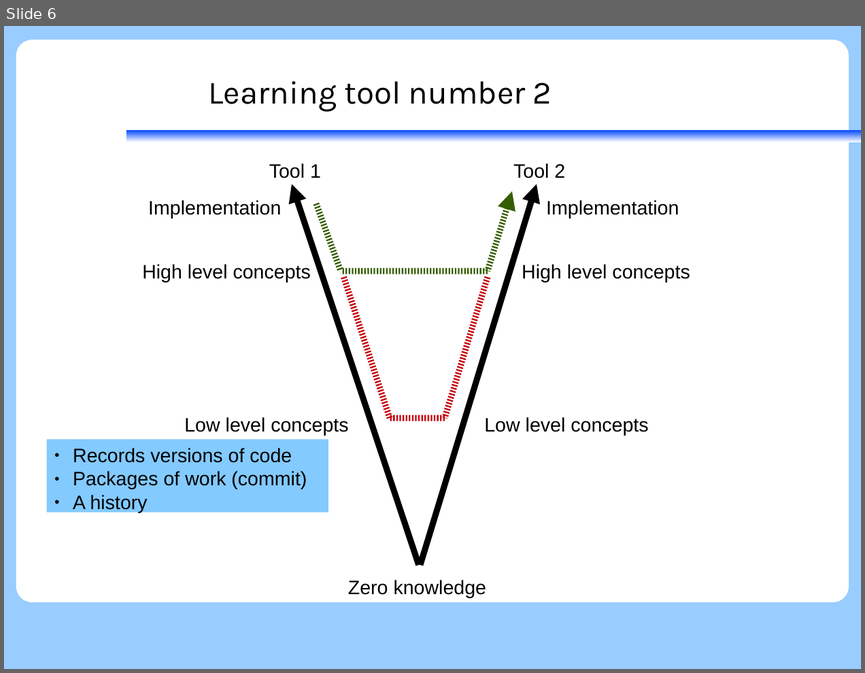
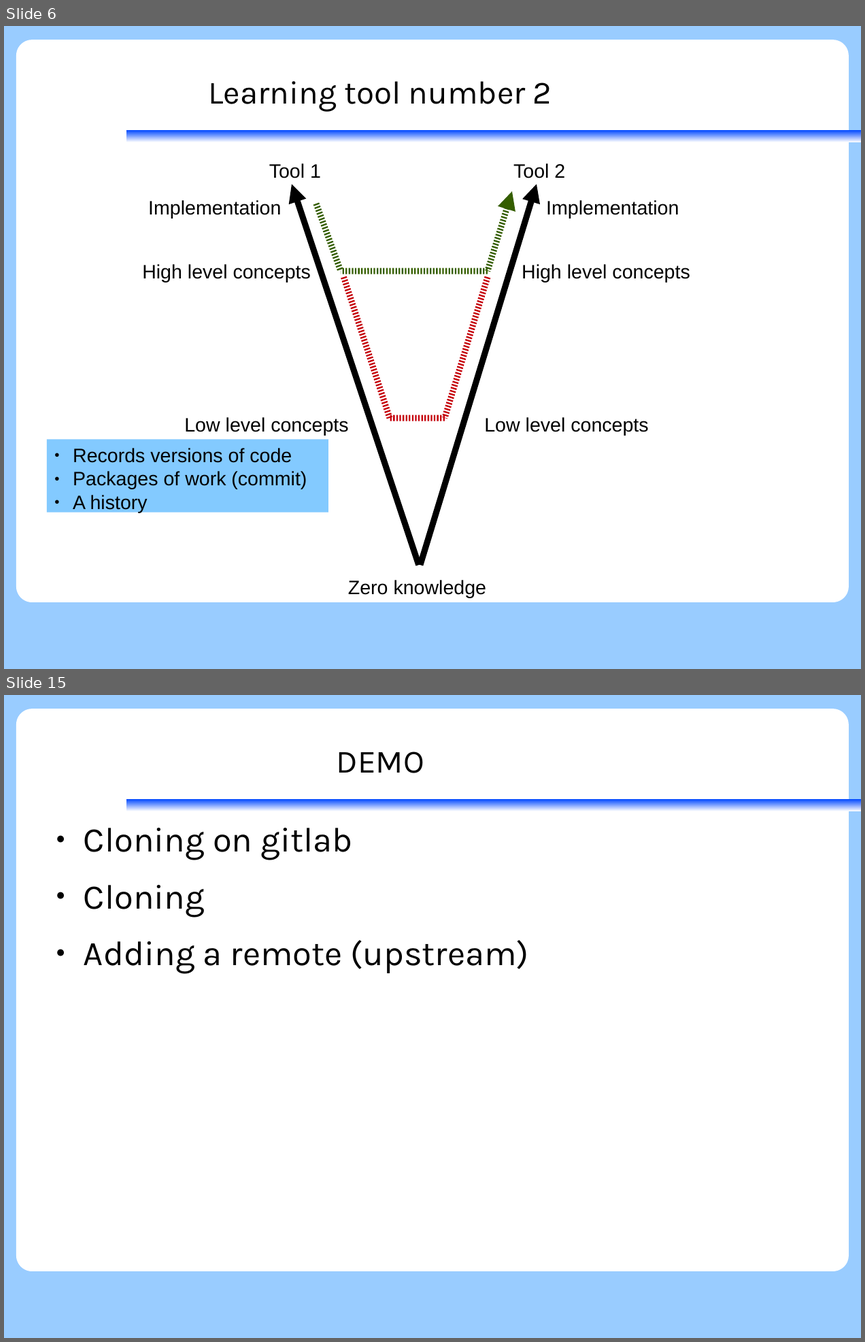
Before and after one commit to KennethNielsen/presentations, a slide deck: git/git.odp. Shown one above the other, each under a label of ours: slide 6 before the commit, slides 6 and 15 after it; the slides between them are not shown. The pictures are 865x673 and 865x1342 pixels, drawn with LibreOffice and Linux fonts; fonts in the diff are those of the drawing; background and template pictures are left out. Boxes give left, top, right and bottom in pixels: in the first picture for what was removed or moved away, otherwise in the second. Text is boxed around its words. In the diff, an @@ line names an element or a change of style, - is before the commit and + after.

```diff
--- a/git/git.odp
+++ b/git/git.odp
@@ slide 15 added at [4, 695, 861, 1338], background #99CCFF; not listed: 2 template elements that a slide beside it also shows @@
@@ title added at [337, 751, 424, 773], 30 pt, text #000000 @@
+DEMO
@@ text added at [84, 828, 529, 973], 32 pt, text #000000 @@
+● Cloning on gitlab
+● Cloning
+● Adding a remote (upstream)
```
Also in this commit, not shown: 4 slides changed, 8 other slides added, 1 slide removed.
